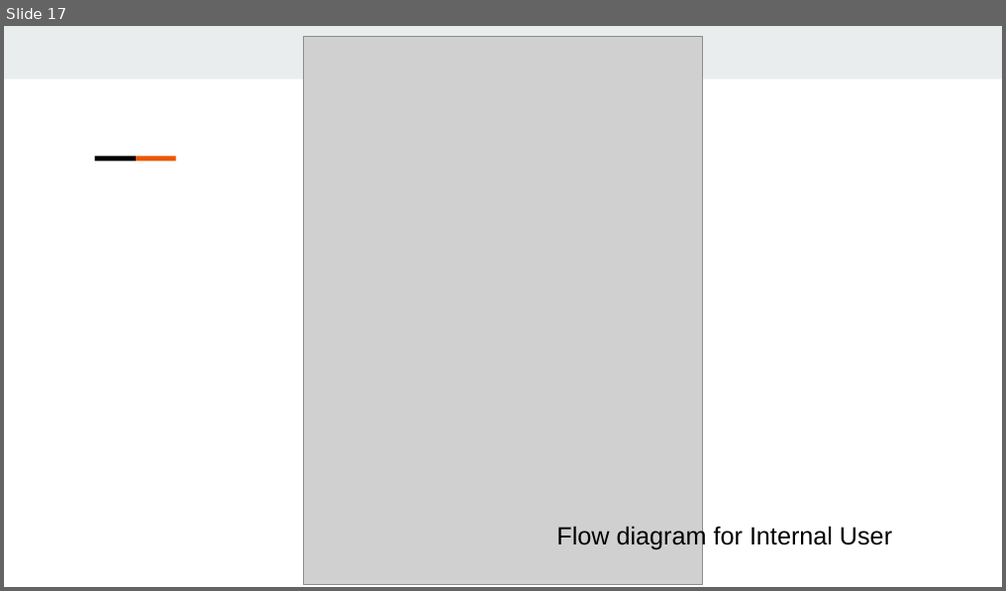
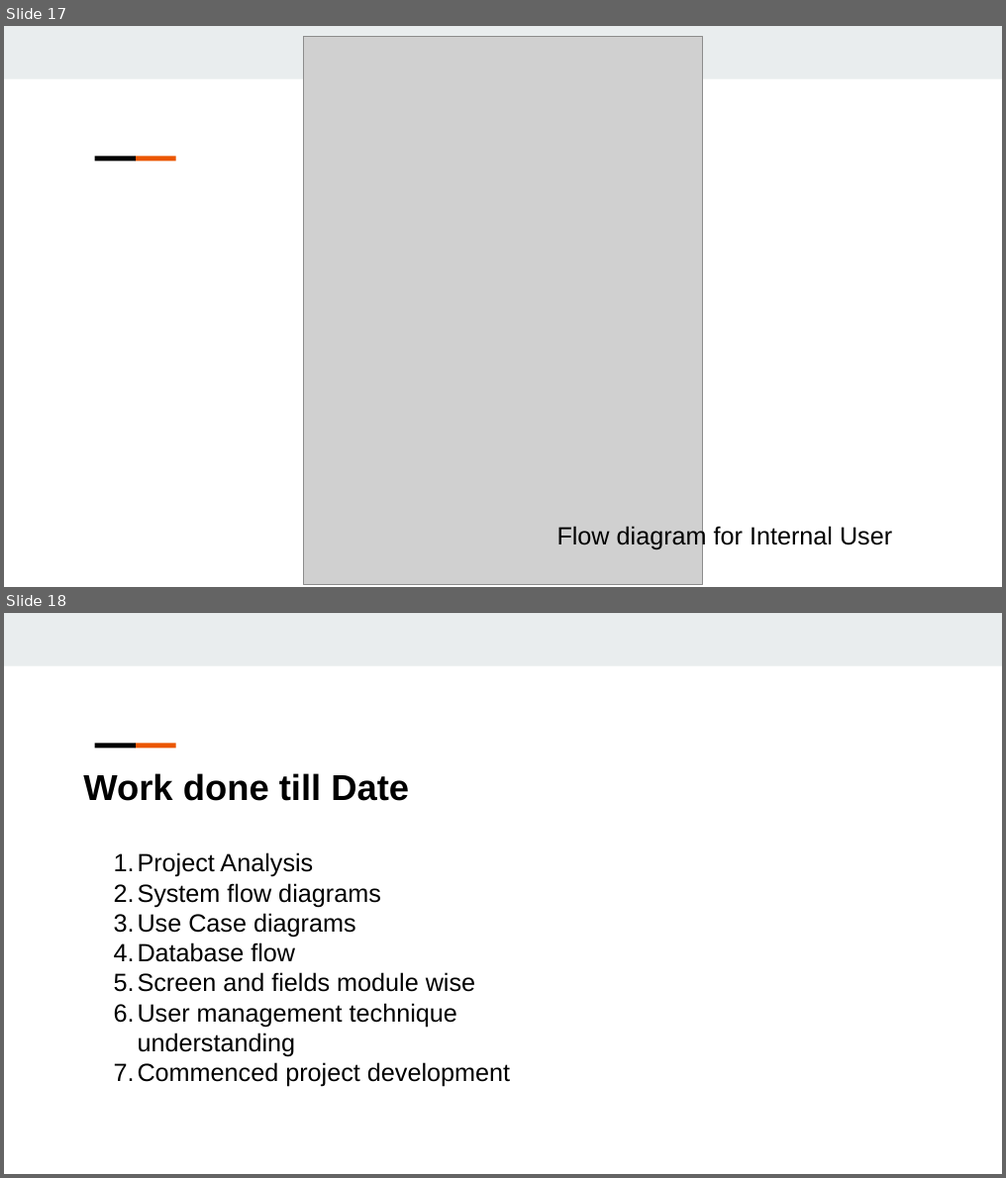
Before and after one commit to DollyKM/Work, a slide deck: Claim Management Portal.pptx. Shown one above the other, each under a label of ours: slide 17 before the commit, slides 17 and 18 after it. The pictures are 1006x591 and 1006x1178 pixels, drawn with LibreOffice and Linux fonts; fonts in the diff are those of the drawing; grey boxes stand for pictures. Boxes give left, top, right and bottom in pixels: in the first picture for what was removed or moved away, otherwise in the second. Text is boxed around its words. In the diff, an @@ line names an element or a change of style, - is before the commit and + after.

```diff
--- a/Claim Management Portal.pptx
+++ b/Claim Management Portal.pptx
@@ slide 18 added at (x1=4, y1=613, x2=1002, y2=1174), background #FFFFFF; not listed: 3 template elements that a slide beside it also shows @@
@@ text added at (x1=83, y1=773, x2=409, y2=801), 26 pt, text #000000, bold @@
+Work done till Date
@@ text added at (x1=138, y1=853, x2=510, y2=1087), 18 pt, text #000000 @@
+1. Project Analysis
+2. System flow diagrams
+3. Use Case diagrams
+4. Database flow
+5. Screen and fields module wise
+6. User management technique understanding
+7. Commenced project development
```
Also in this commit, not shown: 4 slides changed.
